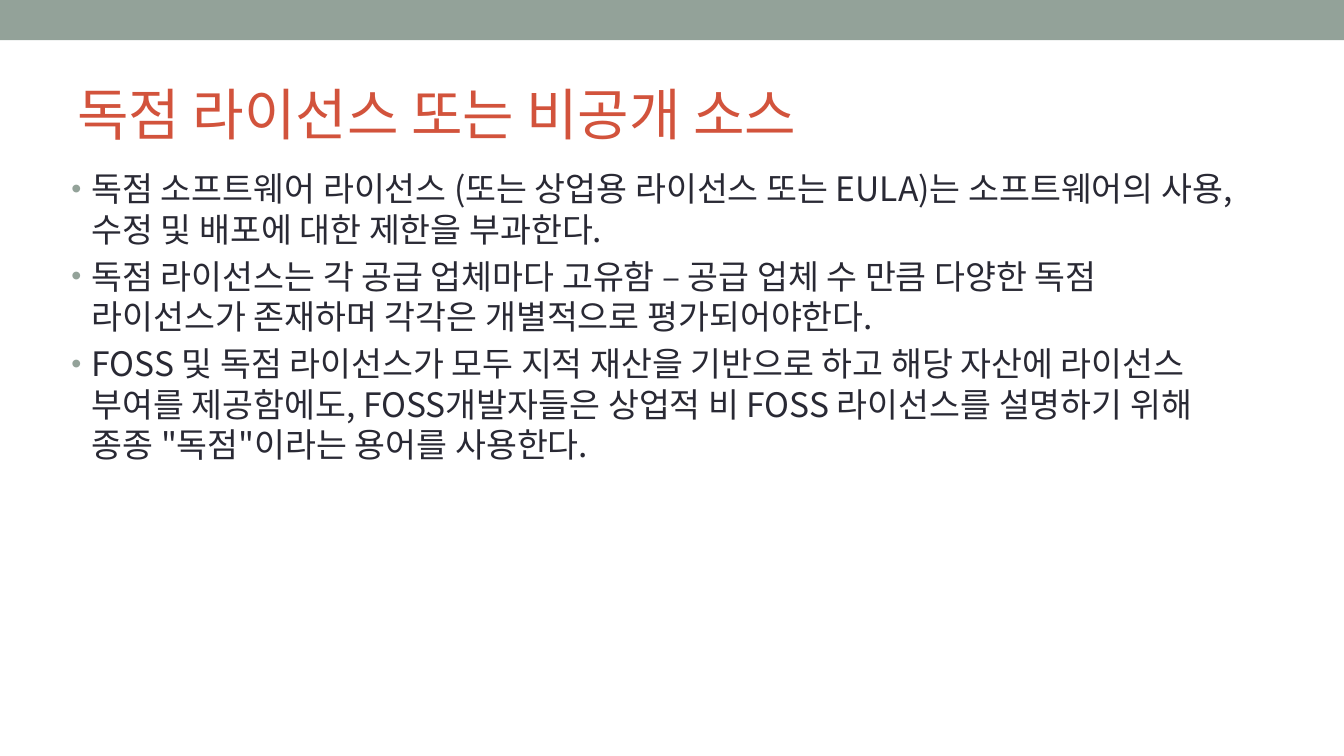
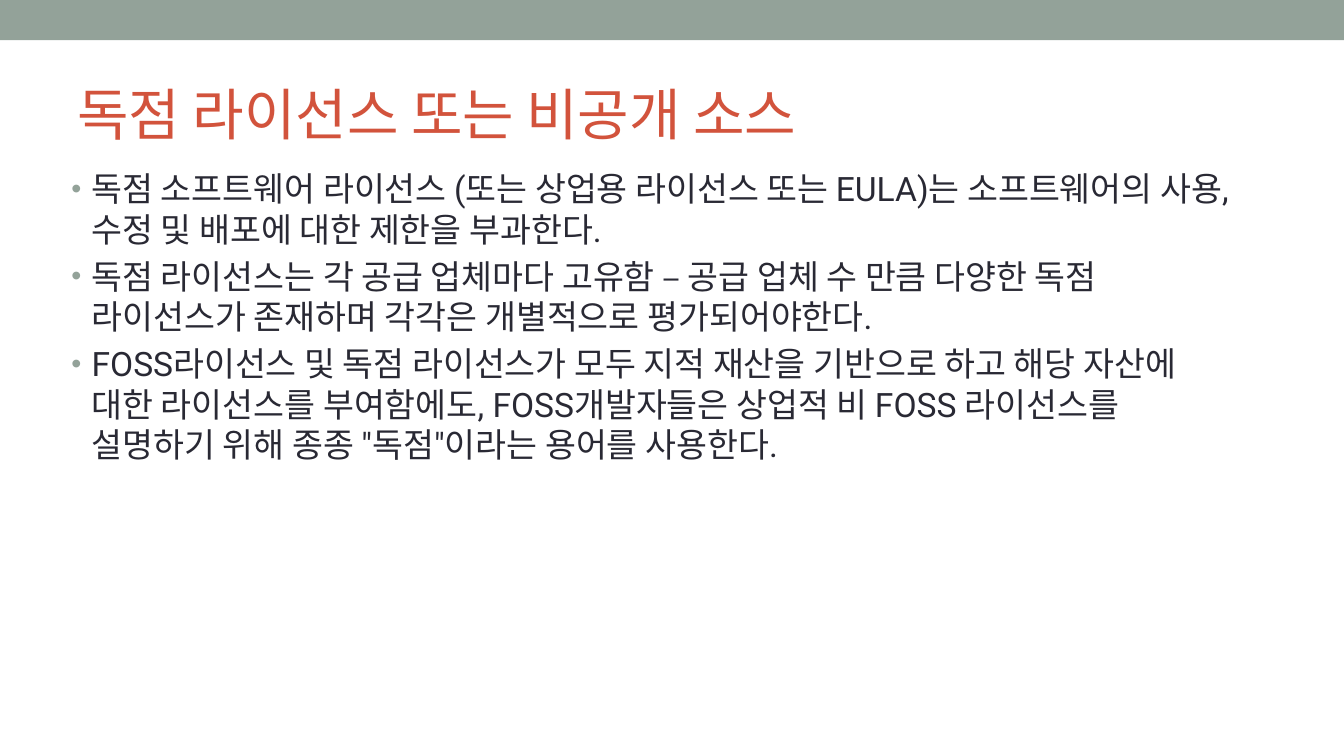
Before and after one commit to OpenChain-KWG/Curriculum-Translation-KR, a slide deck: slide 16 of target/slides/openchain-curriculum-for-1-1.pptx. Drawn at 1344x756 pixels with LibreOffice and Linux fonts; fonts in the diff are those of the drawing; background and template pictures are left out. Boxes give left, top, right and bottom in pixels: in the first picture for what was removed or moved away, otherwise in the second. Text is boxed around its words. In the diff, an @@ line names an element or a change of style, - is before the commit and + after.

```diff
--- a/target/slides/openchain-curriculum-for-1-1.pptx
+++ b/target/slides/openchain-curriculum-for-1-1.pptx
@@ text at [92, 173, 1228, 332]: font Noto Sans CJK KR to Roboto in "독점 소프트웨어 라이선스 (또는 상업용 라이선스 또는 ...", "독점 라이선스는 각 공급 업체마다 고유함 – ..." @@
@@ text at [92, 348, 1176, 460]: text changed; font Noto Sans CJK KR to Roboto @@
-• FOSS 및 독점 라이선스가 모두 지적 재산을 기반으로 하고 해당 자산에 라이선스 부여를 제공함에도, FOSS개발자들은 상업적 비 FOSS 라이선스를 설명하기 위해 종종 "독점"이라는 용어를 사용한다.
+• FOSS라이선스 및 독점 라이선스가 모두 지적 재산을 기반으로 하고 해당 자산에 대한 라이선스를 부여함에도, FOSS개발자들은 상업적 비 FOSS 라이선스를 설명하기 위해 종종 "독점"이라는 용어를 사용한다.
```
Also in this commit, not shown: 82 other slides changed, 3 other files.
